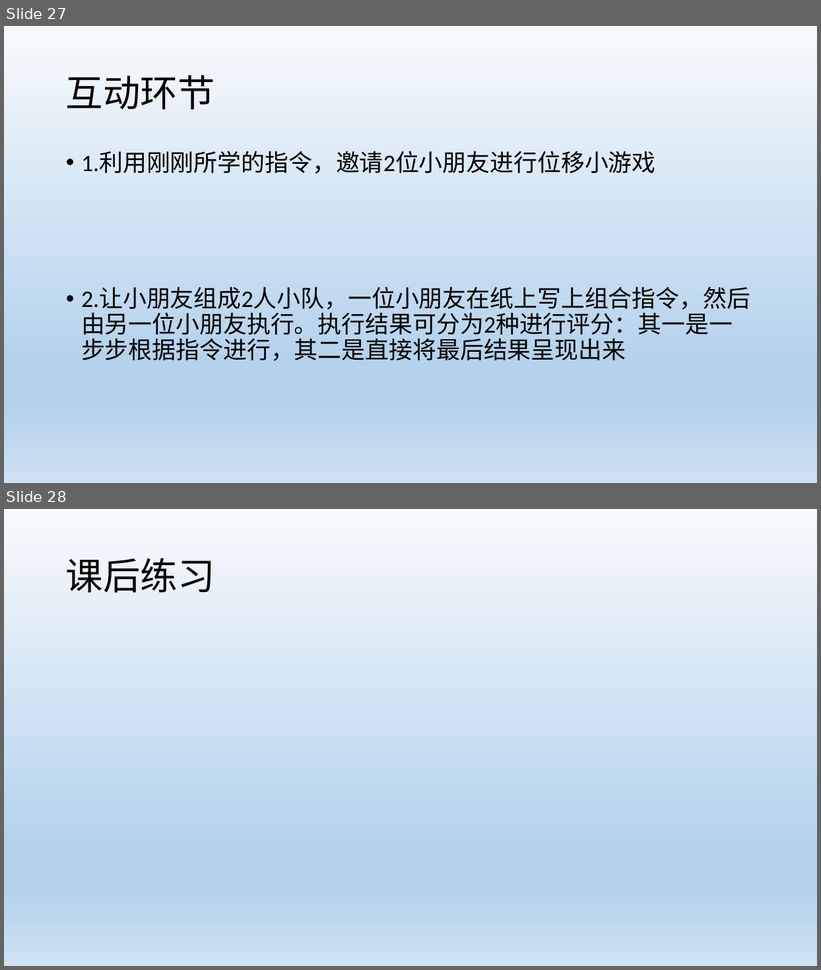
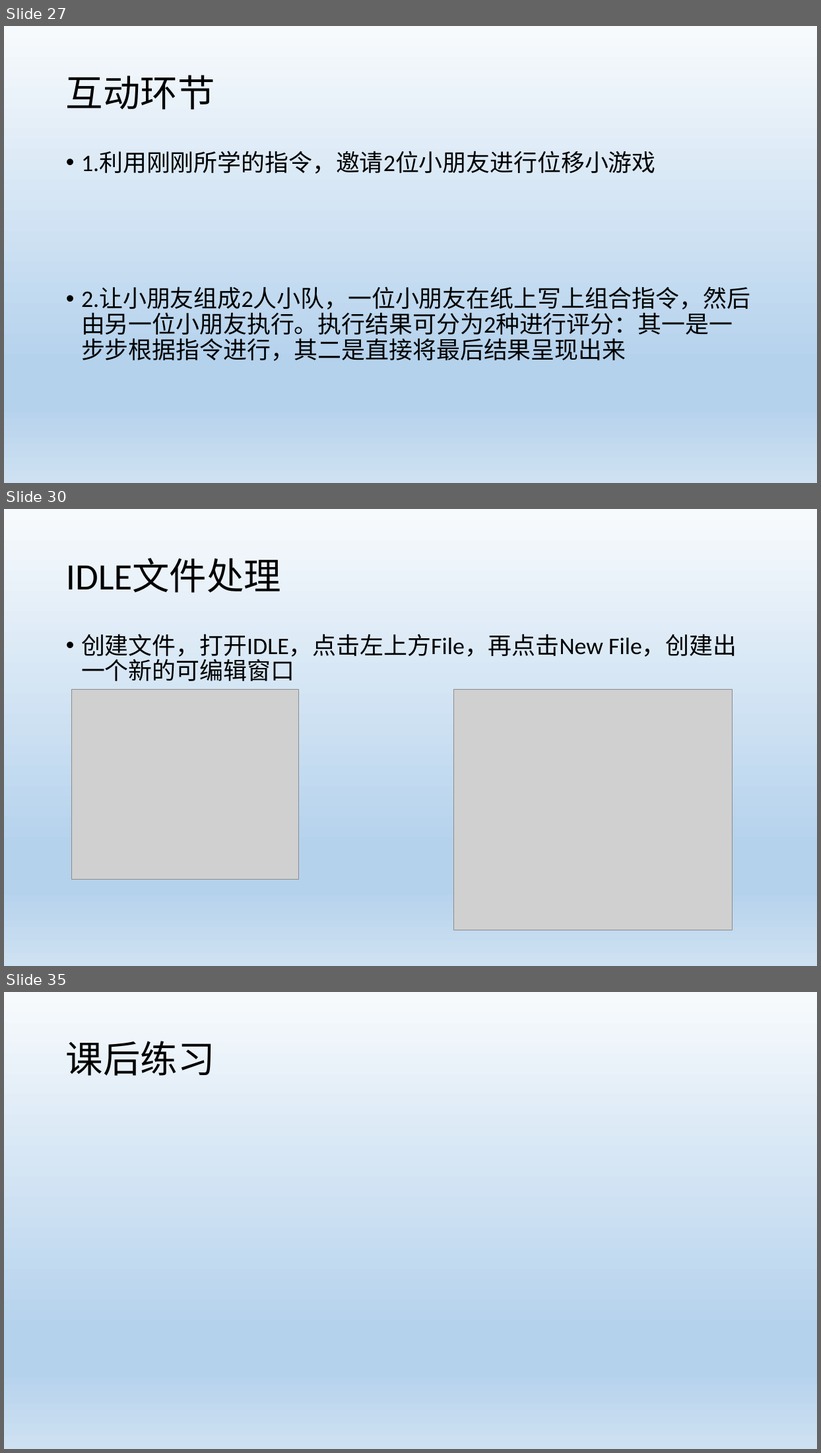
Before and after one commit to HKingdoom/learngit, a slide deck: Python01.pptx. Shown one above the other, each under a label of ours: slides 27 and 28 before the commit, slides 27, 30 and 35 after it; the slides between them are not shown. The pictures are 821x970 and 821x1453 pixels, drawn with LibreOffice and Linux fonts; fonts in the diff are those of the drawing; grey boxes stand for pictures. Boxes give left, top, right and bottom in pixels: in the first picture for what was removed or moved away, otherwise in the second. Text is boxed around its words. In the diff, an @@ line names an element or a change of style, - is before the commit and + after.

```diff
--- a/Python01.pptx
+++ b/Python01.pptx
@@ slide 30 added at <box>4,509,817,966</box>, background gradient #F7FAFD to #B5D2EC to #CEE1F2 @@
@@ title added at <box>66,558,281,593</box>, 44 pt, text #000000 @@
+IDLE文件处理
@@ text added at <box>81,634,737,681</box>, 28 pt, text #000000 @@
+• 创建文件，打开IDLE，点击左上方File，再点击New File，创建出一个新的可编辑窗口
@@ picture added at <box>72,690,298,880</box> @@
@@ picture added at <box>454,690,733,931</box> @@
@@ what was slide 28 is now slide 35 @@
```
Also in this commit, not shown: 6 other slides added, 6 slides removed.
